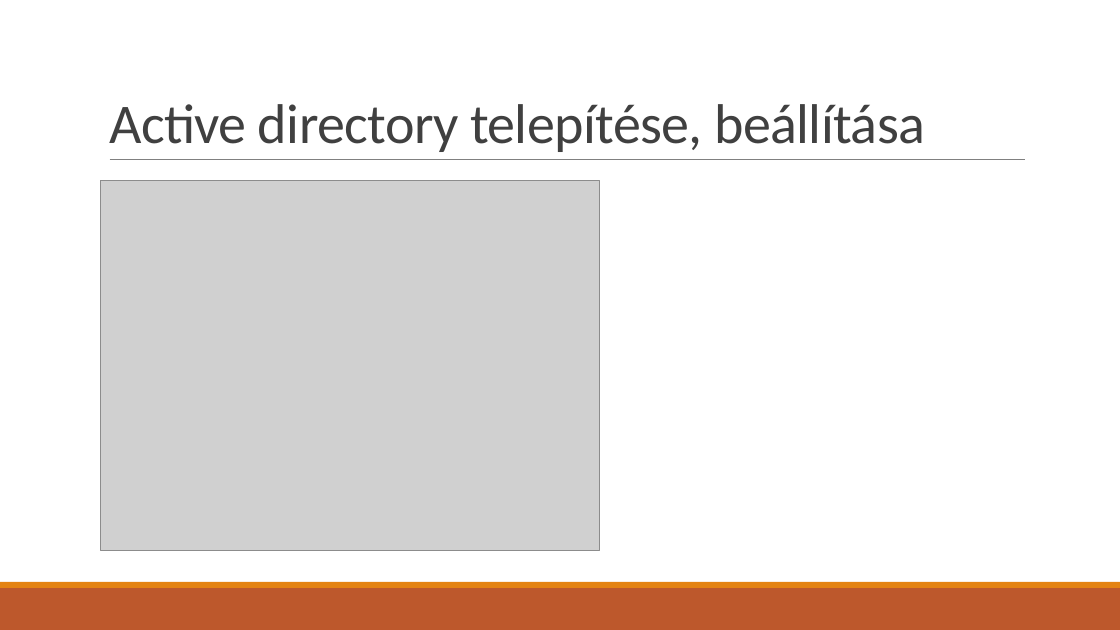
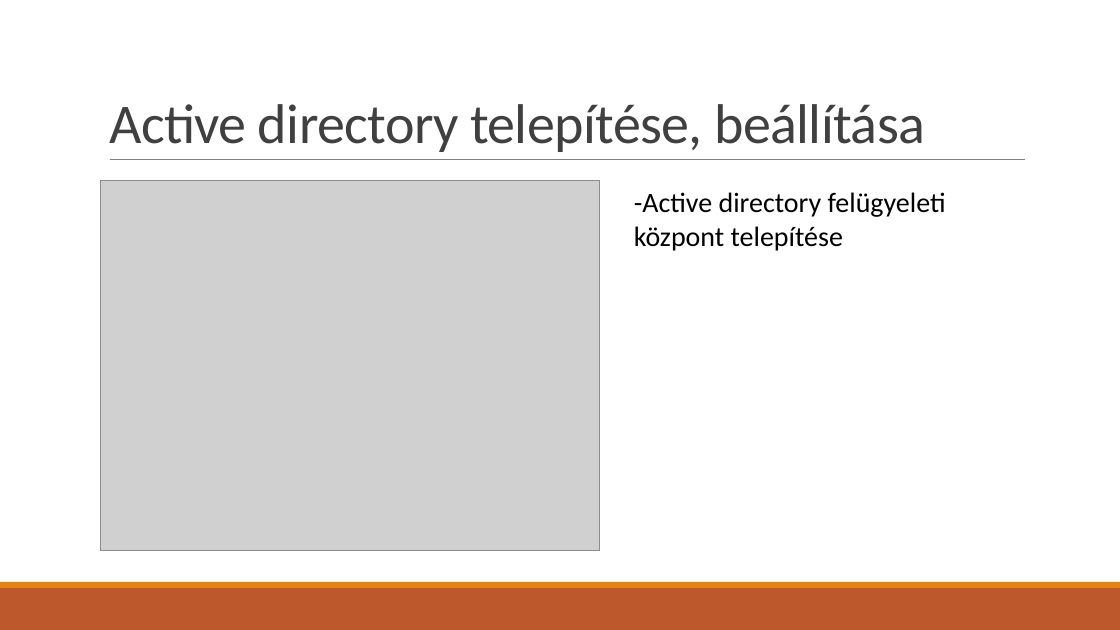
Before and after one commit to Tucsok2/Vizsga, a slide deck: slide 6 of dokumentáció/Első projekt.pptx (slide 7 before the commit). Drawn at 1120x630 pixels with LibreOffice and Linux fonts; fonts in the diff are those of the drawing; grey boxes stand for pictures. Boxes give left, top, right and bottom in pixels: in the first picture for what was removed or moved away, otherwise in the second. Text is boxed around its words. In the diff, an @@ line names an element or a change of style, - is before the commit and + after.

```diff
--- a/dokumentáció/Első projekt.pptx
+++ b/dokumentáció/Első projekt.pptx
@@ text added at [634, 192, 946, 251], 24 pt, text #000000 @@
+-Active directory felügyeleti központ telepítése
```
Also in this commit, not shown: 4 other slides changed, 1 slide removed, 1 other file.
